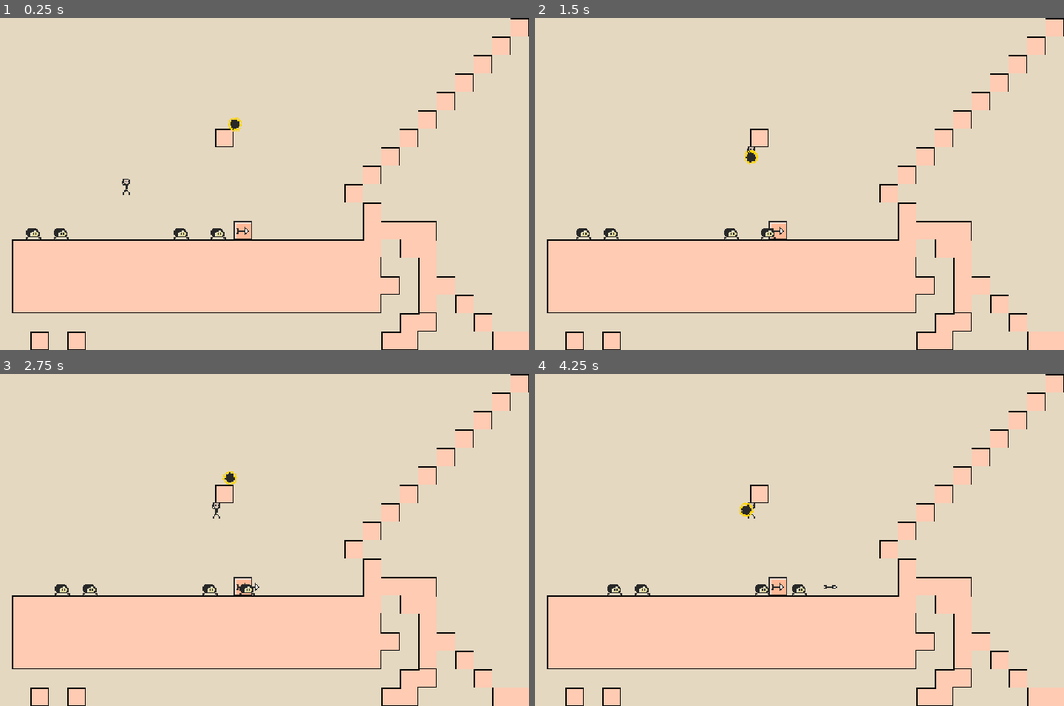
Above: before the commit, frames 1-4 (two rows, left to right).
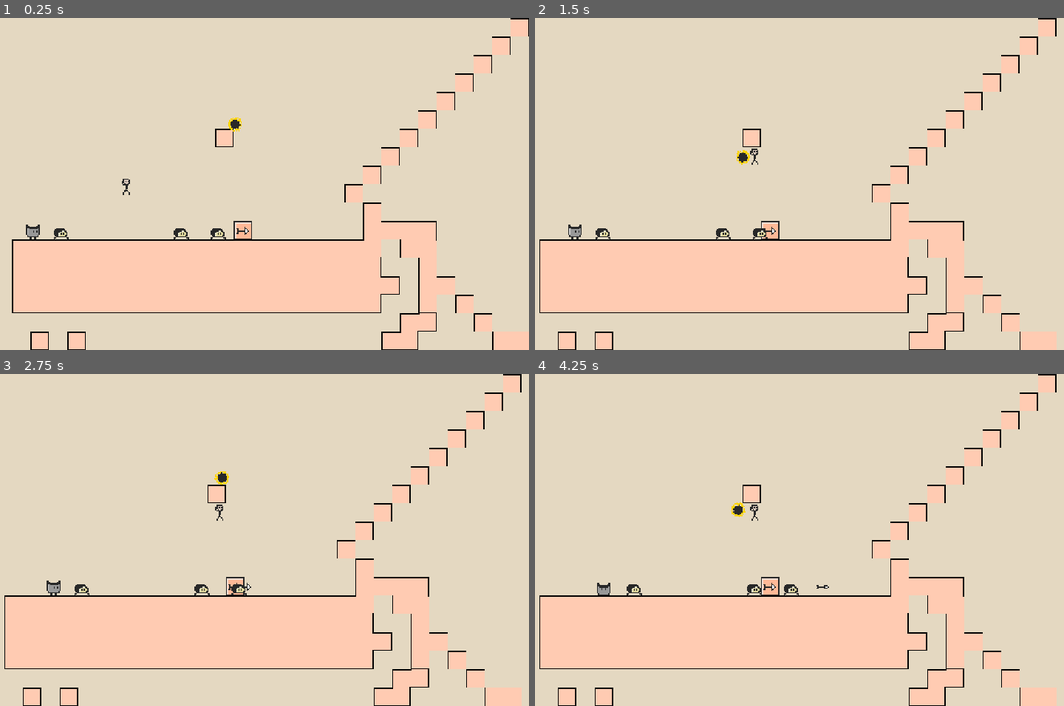
Above: after the commit, the same moments.

Repository: yannicka/ninja
Game: Godot game, scene res://src/Game.tscn
Same seed, same stepped clock (60 frames per second), same inputs: the game is played once before the commit and once after it.
Inputs (mouse positions are in pixels of both pictures, inside the frame that each line leads up to):
- Up to frame 1 (0.25 s): no input
- Up to frame 2 (1.5 s): move the mouse to (900, 167) at 0.52 s; hold Right (ui_right) from 0.53 s (still down); click (900, 167) at 0.67 s; tap Up (ui_up) at 0.77 s; move the mouse to (651, 200) at 1.27 s
- Up to frame 3 (2.75 s): tap Up (ui_up) at 1.52 s; move the mouse to (290, 466) at 2.02 s; release Right (ui_right) at 2.03 s; hold Left (ui_left) from 2.03 s (still down)
- Up to frame 4 (4.25 s): move the mouse to (741, 606) at 2.77 s; release Left (ui_left) at 2.78 s; hold Right (ui_right) from 2.78 s (still down); click (741, 606) at 2.92 s; tap Up (ui_up) at 3.02, 3.77 s; move the mouse to (947, 589) at 3.52 s

The runs differ from the first frame. In frame 1, less than 0.1% of the frame differs, in the area x 4-46%, y 30-67%; in frame 2, 5.6%; in frame 3, 5.6%; in frame 4, 5.7%, in the area x 0-100%, y 0-100%.

Commit message:
Ajout du canon

Diff:
--- a/project.godot
+++ b/project.godot
@@ -34,7 +34,7 @@
 
 [physics]
 
-common/physics_ticks_per_second=120
+common/physics_ticks_per_second=180
 
 [rendering]
 
--- /dev/null
+++ b/src/Bullets/Cannonball.gd
@@ -0,0 +1,16 @@
+extends CharacterBody2D
+
+
+func _ready():
+	velocity.y = -200
+
+
+func _physics_process(delta):
+	velocity.y += 140 * delta
+	move_and_slide()
+
+
+func _on_area_2d_body_entered(body):
+	if body.has_method("die"):
+		body.die()
+		queue_free()
--- a/src/Bullets/Cannonball.tscn
+++ b/src/Bullets/Cannonball.tscn
@@ -1,3 +1,40 @@
-[gd_scene format=3 uid="uid://dhtjnu1o8tbt6"]
+[gd_scene load_steps=7 format=3 uid="uid://dhtjnu1o8tbt6"]
 
-[node name="Cannonball" type="Node2D"]
+[ext_resource type="Script" path="res://src/Bullets/Cannonball.gd" id="1_0j264"]
+[ext_resource type="Texture2D" uid="uid://cuce11m0j3lf1" path="res://assets/layers.png" id="1_75hbg"]
+
+[sub_resource type="AtlasTexture" id="AtlasTexture_ixrbm"]
+atlas = ExtResource("1_75hbg")
+region = Rect2(0, 96, 16, 16)
+
+[sub_resource type="SpriteFrames" id="SpriteFrames_riomt"]
+animations = [{
+"frames": [SubResource("AtlasTexture_ixrbm")],
+"loop": true,
+"name": &"default",
+"speed": 5.0
+}]
+
+[sub_resource type="CircleShape2D" id="CircleShape2D_va4gb"]
+radius = 3.0
+
+[sub_resource type="CircleShape2D" id="CircleShape2D_djotb"]
+radius = 2.23607
+
+[node name="Cannonball" type="CharacterBody2D"]
+collision_layer = 0
+collision_mask = 0
+script = ExtResource("1_0j264")
+
+[node name="AnimatedSprite2d" type="AnimatedSprite2D" parent="."]
+frames = SubResource("SpriteFrames_riomt")
+
+[node name="CollisionShape2d" type="CollisionShape2D" parent="."]
+shape = SubResource("CircleShape2D_va4gb")
+
+[node name="Area2d" type="Area2D" parent="."]
+
+[node name="CollisionShape2d" type="CollisionShape2D" parent="Area2d"]
+shape = SubResource("CircleShape2D_djotb")
+
+[connection signal="body_entered" from="Area2d" to="." method="_on_area_2d_body_entered"]
--- a/src/Enemies/ArrowShotter.tscn
+++ b/src/Enemies/ArrowShooter.tscn
@@ -1,6 +1,6 @@
-[gd_scene load_steps=6 format=3 uid="uid://kpyr7t3u4hux"]
+[gd_scene load_steps=6 format=3 uid="uid://dwm68wm1uvye0"]
 
-[ext_resource type="Script" path="res://src/Enemies/ArrowShotter.gd" id="1_7omhe"]
+[ext_resource type="Script" path="res://src/Enemies/ArrowShooter.gd" id="1_7omhe"]
 [ext_resource type="Texture2D" uid="uid://cuce11m0j3lf1" path="res://assets/layers.png" id="1_udyds"]
 
 [sub_resource type="AtlasTexture" id="AtlasTexture_v3b1y"]
--- /dev/null
+++ b/src/Enemies/Cannon.gd
@@ -0,0 +1,75 @@
+extends CharacterBody2D
+
+const Cannonball = preload("res://src/Bullets/Cannonball.tscn")
+
+var timer_before_prepare_shot: Timer
+var timer_before_shot: Timer
+var timer_after_rewalk: Timer
+
+func _ready():
+	velocity.x = 10
+
+	timer_before_prepare_shot = Timer.new()
+	timer_before_prepare_shot.wait_time = 4
+	timer_before_prepare_shot.connect("timeout", on_timer_before_prepare_shot_timeout)
+	add_child(timer_before_prepare_shot)
+	timer_before_prepare_shot.start()
+
+	timer_before_shot = Timer.new()
+	timer_before_shot.wait_time = 1
+	timer_before_shot.connect("timeout", on_timer_before_shot_timeout)
+	add_child(timer_before_shot)
+
+	timer_after_rewalk = Timer.new()
+	timer_after_rewalk.wait_time = 0.5
+	timer_after_rewalk.connect("timeout", on_timer_after_rewalk_timeout)
+	add_child(timer_after_rewalk)
+
+
+func _physics_process(delta):
+	move_and_slide()
+
+
+func _on_area_2d_body_entered(body):
+	if body.has_method("die_or_bounce"):
+		body.die_or_bounce()
+		queue_free()
+
+
+func on_timer_before_prepare_shot_timeout():
+	$AnimatedSprite2d.play("shot")
+
+	velocity = Vector2.ZERO
+
+	timer_before_prepare_shot.stop()
+	timer_before_shot.start()
+
+
+func on_timer_before_shot_timeout():
+	var cannonball = Cannonball.instantiate()
+	cannonball.global_position = self.global_position
+	get_tree().current_scene.add_child(cannonball)
+
+	timer_before_shot.stop()
+	timer_after_rewalk.start()
+
+
+func on_timer_after_rewalk_timeout():
+	$AnimatedSprite2d.play("walk")
+
+	velocity.x = 10
+
+	timer_after_rewalk.stop()
+	timer_before_prepare_shot.start()
+
+
+func _on_top_checker_body_entered(body):
+	if body.has_method("bounce"):
+		queue_free()
+
+		body.bounce()
+
+
+func _on_sides_checker_body_entered(body):
+	if body.has_method("die"):
+		body.die()
--- /dev/null
+++ b/src/Enemies/Cannon.tscn
@@ -0,0 +1,57 @@
+[gd_scene load_steps=9 format=3 uid="uid://diubd83y28bnc"]
+
+[ext_resource type="Script" path="res://src/Enemies/Cannon.gd" id="1_0eypk"]
+[ext_resource type="Texture2D" uid="uid://cuce11m0j3lf1" path="res://assets/layers.png" id="1_bajk2"]
+
+[sub_resource type="AtlasTexture" id="AtlasTexture_jp6c6"]
+atlas = ExtResource("1_bajk2")
+region = Rect2(32, 80, 16, 16)
+
+[sub_resource type="AtlasTexture" id="AtlasTexture_bu6fi"]
+atlas = ExtResource("1_bajk2")
+region = Rect2(16, 80, 16, 16)
+
+[sub_resource type="AtlasTexture" id="AtlasTexture_iel6a"]
+atlas = ExtResource("1_bajk2")
+region = Rect2(0, 80, 16, 16)
+
+[sub_resource type="SpriteFrames" id="SpriteFrames_8p4d7"]
+animations = [{
+"frames": [SubResource("AtlasTexture_jp6c6")],
+"loop": true,
+"name": &"shot",
+"speed": 5.0
+}, {
+"frames": [SubResource("AtlasTexture_bu6fi"), SubResource("AtlasTexture_iel6a")],
+"loop": true,
+"name": &"walk",
+"speed": 5.0
+}]
+
+[sub_resource type="CircleShape2D" id="CircleShape2D_3yxfk"]
+radius = 5.0
+
+[sub_resource type="CircleShape2D" id="CircleShape2D_gb5p8"]
+radius = 5.0
+
+[node name="Cannon" type="CharacterBody2D"]
+collision_layer = 0
+collision_mask = 0
+script = ExtResource("1_0eypk")
+
+[node name="AnimatedSprite2d" type="AnimatedSprite2D" parent="."]
+frames = SubResource("SpriteFrames_8p4d7")
+animation = &"walk"
+playing = true
+
+[node name="CollisionShape2d" type="CollisionShape2D" parent="."]
+position = Vector2(0, 3)
+shape = SubResource("CircleShape2D_3yxfk")
+
+[node name="Area2d" type="Area2D" parent="."]
+
+[node name="CollisionShape2d" type="CollisionShape2D" parent="Area2d"]
+position = Vector2(0, 3)
+shape = SubResource("CircleShape2D_gb5p8")
+
+[connection signal="body_entered" from="Area2d" to="." method="_on_area_2d_body_entered"]
--- a/src/Enemies/Canon.tscn
+++ /dev/null
@@ -1,3 +0,0 @@
-[gd_scene format=3 uid="uid://diubd83y28bnc"]
-
-[node name="Canon" type="Node2D"]
--- a/src/Game.tscn
+++ b/src/Game.tscn
@@ -1,11 +1,12 @@
-[gd_scene load_steps=9 format=3 uid="uid://doog8g363c1p6"]
+[gd_scene load_steps=10 format=3 uid="uid://doog8g363c1p6"]
 
 [ext_resource type="PackedScene" uid="uid://biajlk6f84745" path="res://src/Tiles.tscn" id="1_fk43q"]
 [ext_resource type="Script" path="res://src/Game.gd" id="1_knod3"]
 [ext_resource type="PackedScene" uid="uid://bxo8l2jkxny1t" path="res://src/Player.tscn" id="2_f4sv1"]
 [ext_resource type="PackedScene" uid="uid://dcuee28qabynd" path="res://src/Enemies/ElectricBall.tscn" id="3_7c28m"]
-[ext_resource type="PackedScene" uid="uid://kpyr7t3u4hux" path="res://src/Enemies/ArrowShotter.tscn" id="4_lxtq4"]
+[ext_resource type="PackedScene" uid="uid://dwm68wm1uvye0" path="res://src/Enemies/ArrowShooter.tscn" id="4_lxtq4"]
 [ext_resource type="PackedScene" uid="uid://bglxnt2n43w5b" path="res://src/Enemies/Ramper.tscn" id="6_6t880"]
+[ext_resource type="PackedScene" uid="uid://diubd83y28bnc" path="res://src/Enemies/Cannon.tscn" id="7_g5m1q"]
 
 [sub_resource type="RectangleShape2D" id="RectangleShape2D_537cd"]
 size = Vector2(256, 288)
@@ -56,9 +57,6 @@
 position = Vector2(384, 144)
 shape = SubResource("RectangleShape2D_wws52")
 
-[node name="Ramper" parent="." instance=ExtResource("6_6t880")]
-position = Vector2(80, 184)
-
 [node name="Ramper2" parent="." instance=ExtResource("6_6t880")]
 position = Vector2(104, 184)
 
@@ -68,5 +66,8 @@
 [node name="Ramper4" parent="." instance=ExtResource("6_6t880")]
 position = Vector2(240, 184)
 
+[node name="Cannon" parent="." instance=ExtResource("7_g5m1q")]
+position = Vector2(80, 184)
+
 [connection signal="input_event" from="CanvasLayer/MoveArea" to="." method="_on_move_area_input_event"]
 [connection signal="input_event" from="CanvasLayer/JumpArea" to="." method="_on_jump_area_input_event"]
--- a/src/Player.gd
+++ b/src/Player.gd
@@ -66,7 +66,6 @@
 
 func bounce():
 	velocity.y = -300
-	print("bounce")
 
 
 func die():
Renamed: src/Enemies/ArrowShotter.gd -> src/Enemies/ArrowShooter.gd
